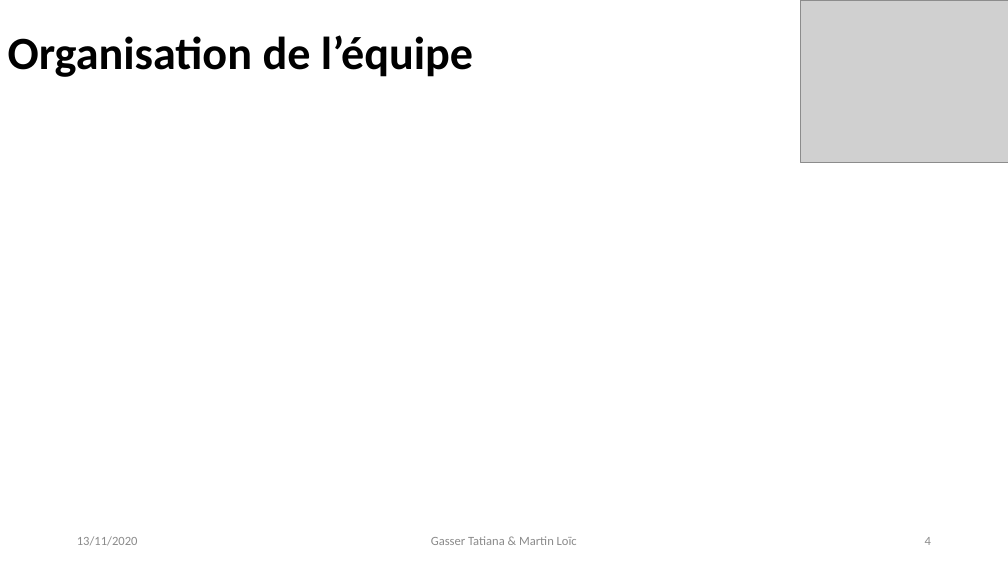
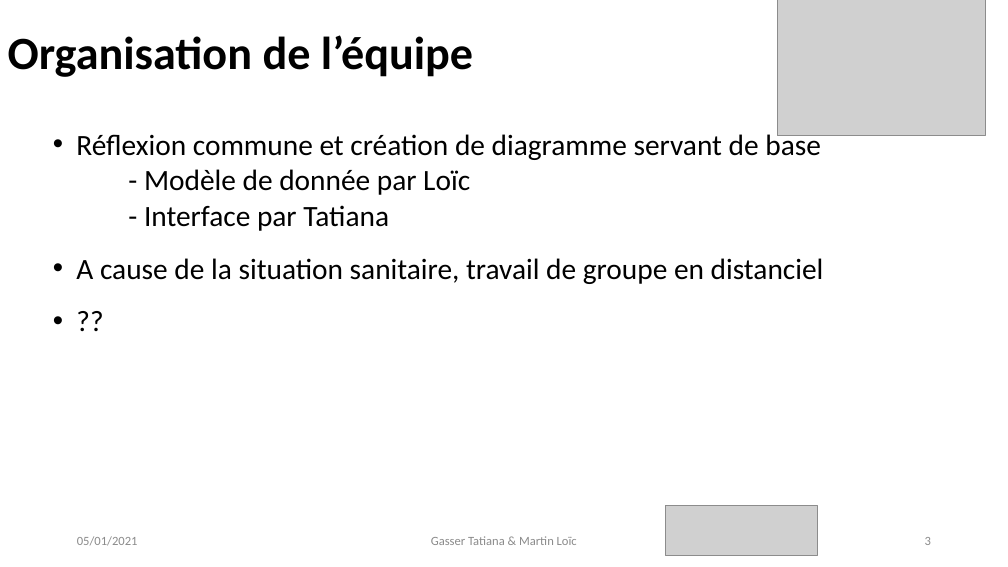
Before and after one commit to gxfab/LO52_A2020, a slide deck: slide 3 of Projet/Docs/Projet_Gasser_Martin.pptx (slide 4 before the commit). Drawn at 1008x567 pixels with LibreOffice and Linux fonts; fonts in the diff are those of the drawing; grey boxes stand for pictures. Boxes give left, top, right and bottom in pixels: in the first picture for what was removed or moved away, otherwise in the second. Text is boxed around its words. In the diff, an @@ line names an element or a change of style, - is before the commit and + after.

```diff
--- a/Projet/Docs/Projet_Gasser_Martin.pptx
+++ b/Projet/Docs/Projet_Gasser_Martin.pptx
@@ picture: place and size @@
-picture at <box>800,0,1008,162</box>
+picture at <box>777,0,985,135</box>
@@ text added at <box>76,130,824,284</box>, 28 pt, text #000000 @@
+• Réflexion commune et création de diagramme servant de base
+- Modèle de donnée par Loïc
+- Interface par Tatiana
+• A cause de la situation sanitaire, travail de groupe en distanciel
+• ??
@@ picture added at <box>665,506,817,556</box> @@
@@ text at <box>77,536,138,546</box>: text changed @@
-13/11/2020
+05/01/2021
@@ page number at <box>925,537,931,545</box>: text changed @@
-4
+3
```
Also in this commit, not shown: 5 other slides changed, 2 slides added, 1 slide removed, 13 other files.
